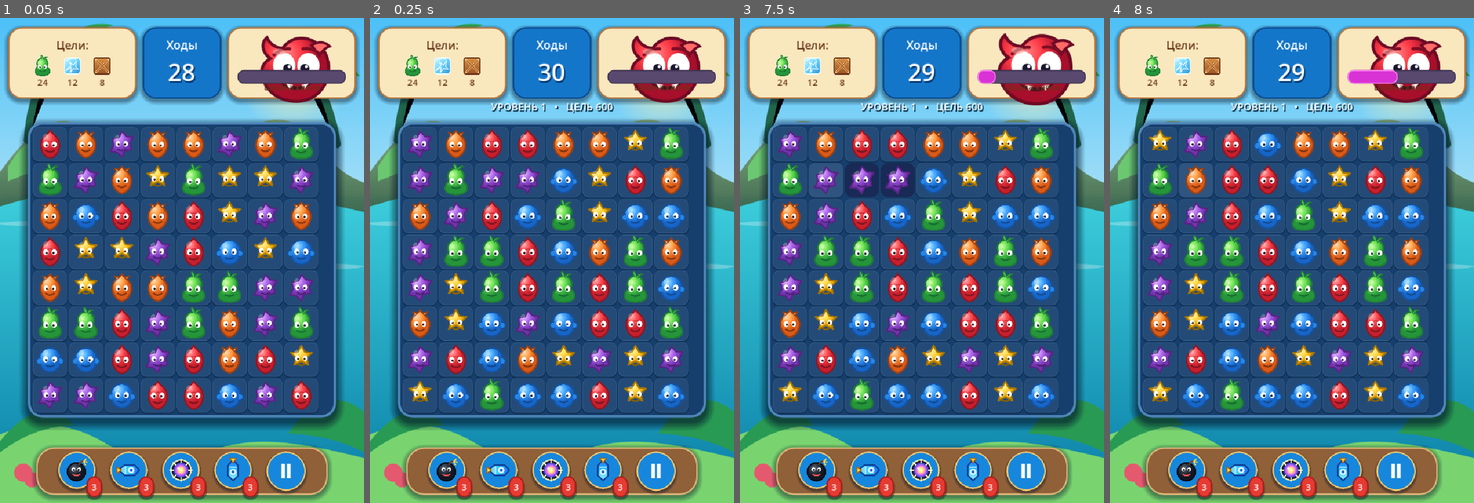
Above: before the commit, frames 1-4 (left to right).
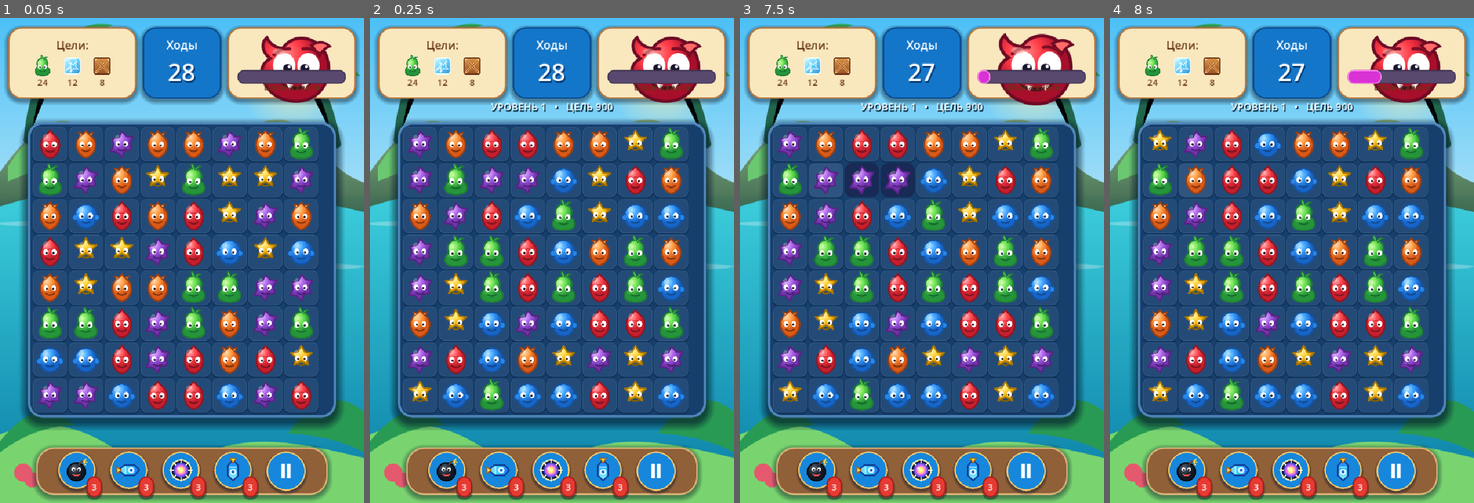
Above: after the commit, the same moments.

Repository: ksotik22/Mutant-Match
Game: Godot game, scene res://main.tscn
The game is run twice, just before and just after one commit, with the same random seed, the same clock (stepped at 60 frames per second) and the same inputs.
Inputs (mouse positions are in pixels of both pictures, inside the frame that each line leads up to):
- Up to frame 1 (0.05 s): no input
- Up to frame 2 (0.25 s): no input
- Up to frame 3 (7.5 s): click (790, 144) at 0.52 s; click (827, 144) at 1.27 s; click (860, 144) at 2.02 s; click (896, 144) at 2.77 s; click (932, 144) at 3.52 s; click (969, 144) at 4.27 s; click (1005, 144) at 5.02 s; click (1042, 144) at 5.77 s; click (790, 178) at 6.52 s; click (827, 178) at 7.27 s
- Up to frame 4 (8 s): no input

Frame 1 is identical in both runs. In frame 2, 0.2% of the frame differs, in the area x 46-64%, y 9-20%; in frame 3, 0.2%; in frame 4, 0.3%, in the area x 50-79%, y 9-20%.

Commit message:
Rebalance level difficulty upward

Diff:
--- a/scripts/levels.gd
+++ b/scripts/levels.gd
@@ -1,16 +1,16 @@
 extends Node
 
 const LEVELS := [
-	{"moves": 30, "target": 600},
-	{"moves": 30, "target": 700},
-	{"moves": 29, "target": 800},
-	{"moves": 29, "target": 900},
-	{"moves": 28, "target": 1000},
+	{"moves": 28, "target": 900},
 	{"moves": 28, "target": 1100},
-	{"moves": 27, "target": 1200},
 	{"moves": 27, "target": 1300},
-	{"moves": 26, "target": 1400},
-	{"moves": 26, "target": 1500}
+	{"moves": 27, "target": 1500},
+	{"moves": 26, "target": 1700},
+	{"moves": 26, "target": 1900},
+	{"moves": 25, "target": 2100},
+	{"moves": 25, "target": 2250},
+	{"moves": 24, "target": 2400},
+	{"moves": 23, "target": 2550}
 ]
 
 var game: Control
